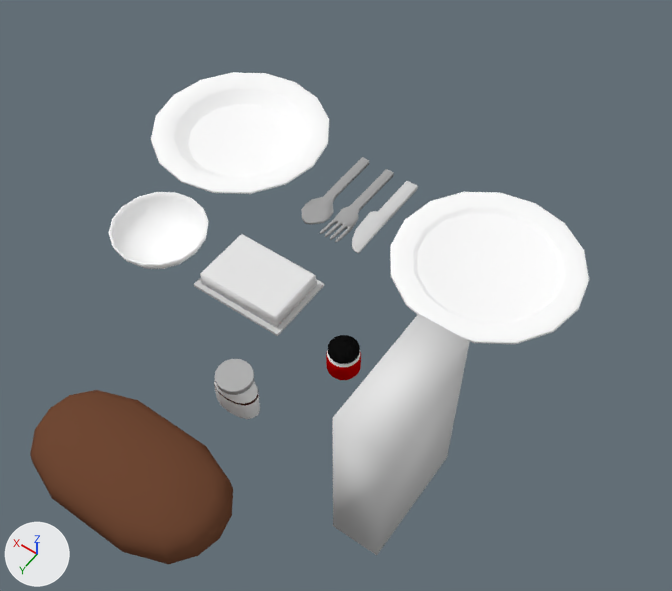
A saved change to the Blender file data/props/kitchen_objects.blend.
Rendered twice from a camera (50 mm lens) standing at (-0.555, 0.993, 1.249) and looking at (0.002, 0.214, 0.025). The axes (+X, +Y, +Z) are drawn at lower left. The lights are the same throughout.

Names of what the first picture shows: 'Bowl', 'Bread', 'ButterDish', 'Cornflakes', 'Fork', 'Jam', 'Knife', 'Nutella', 'Plate', 'SoupPlate', 'Spoon'.
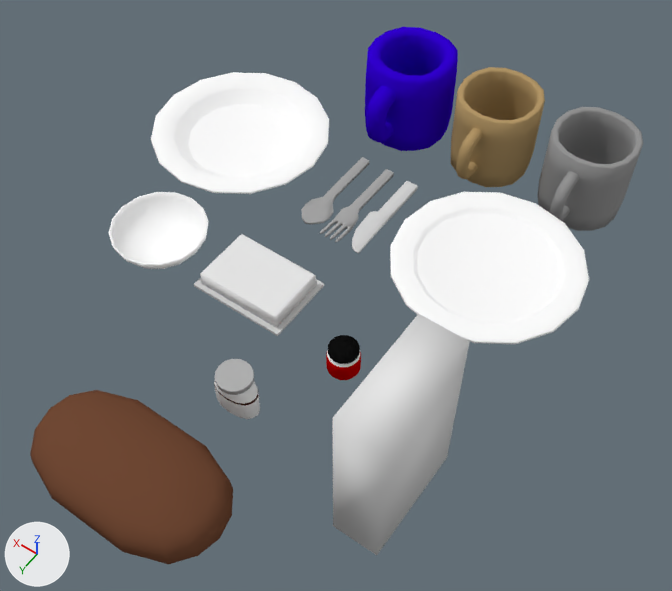
Where the newer file only moved an object's origin or applied its transform, the numbers keep the older frame.

Changed parts and their boxes [x1, y1, x2, y2] in the pictures (672 x 591 px):
'Cup_Blue', added
    after: [365, 27, 458, 151]
'Cup_Gray', added
    after: [537, 107, 643, 231]
'Cup_Ocher', added (brown)
    after: [451, 67, 545, 187]

Edits to the bpy script that builds the scene:
```text
Add mat_cup_ocher:
    mat_cup_ocher = diffuse_material('Cup_Ocher')
    mat_cup_ocher.base_color = (0.448, 0.305, 0.136)  # brown #b39667
Add mat_cup_gray:
    mat_cup_gray = diffuse_material('Cup_Gray')
    mat_cup_gray.base_color = (0.293, 0.293, 0.293)  # grey #939393
Add mat_cup_blue:
    mat_cup_blue = diffuse_material('Cup_Blue')
    mat_cup_blue.base_color = (0.0308, 0.0, 0.627)  # purple #3100cf
Add me_cubeselect_002:
    me_cubeselect_002.from_pydata(...)  # 434 vertices, 416 faces; spans x -0.081..0.081, y -0.081..0.134, z -0.087..0.087
    me_cubeselect_002.polygons.foreach_set('use_smooth', [True] * 416)
    me_cubeselect_002.materials.append(mat_cup_ocher)  # brown #b39667
Add me_cubeselect_001:
    me_cubeselect_001.from_pydata(...)  # 434 vertices, 416 faces; spans x -0.081..0.081, y -0.081..0.134, z -0.087..0.087
    me_cubeselect_001.polygons.foreach_set('use_smooth', [True] * 416)
    me_cubeselect_001.materials.append(mat_cup_gray)  # grey #939393
Add me_cubeselect_003:
    me_cubeselect_003.from_pydata(...)  # 434 vertices, 416 faces; spans x -0.09..0.09, y -0.09..0.142, z -0.095..0.095
    me_cubeselect_003.polygons.foreach_set('use_smooth', [True] * 416)
    me_cubeselect_003.materials.append(mat_cup_blue)  # purple #3100cf
Add ob_cup_ocher:
    ob_cup_ocher = bpy.data.objects.new('Cup_Ocher', me_cubeselect_002)
    ob_cup_ocher.location = (0.0, -0.323, 0.0)
Add ob_cup_gray:
    ob_cup_gray = bpy.data.objects.new('Cup_Gray', me_cubeselect_001)
    ob_cup_gray.location = (-0.2, -0.323, 0.0)
Add ob_cup_blue:
    ob_cup_blue = bpy.data.objects.new('Cup_Blue', me_cubeselect_003)
    ob_cup_blue.location = (0.2, -0.323, 0.0)
```
